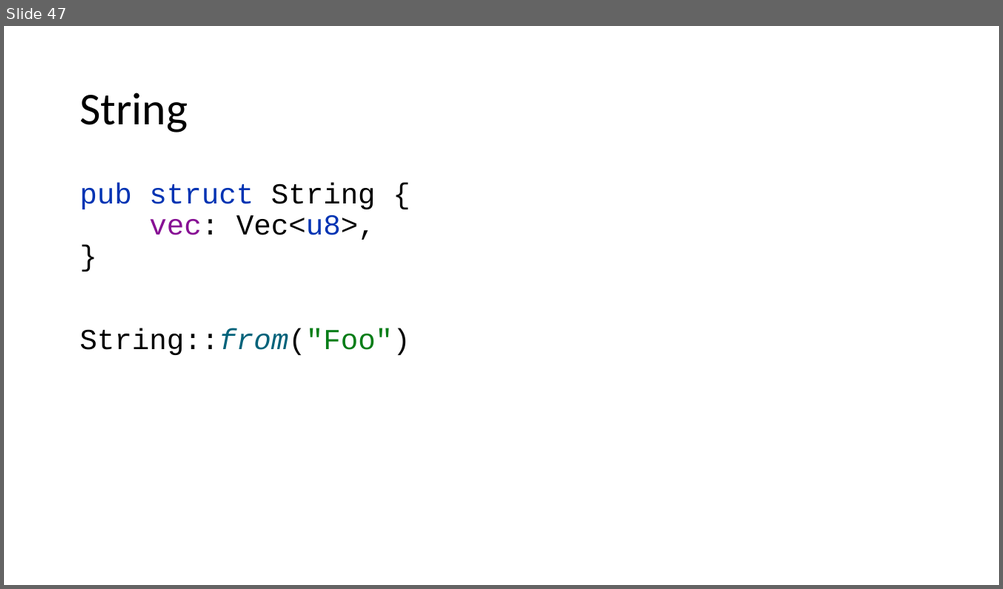
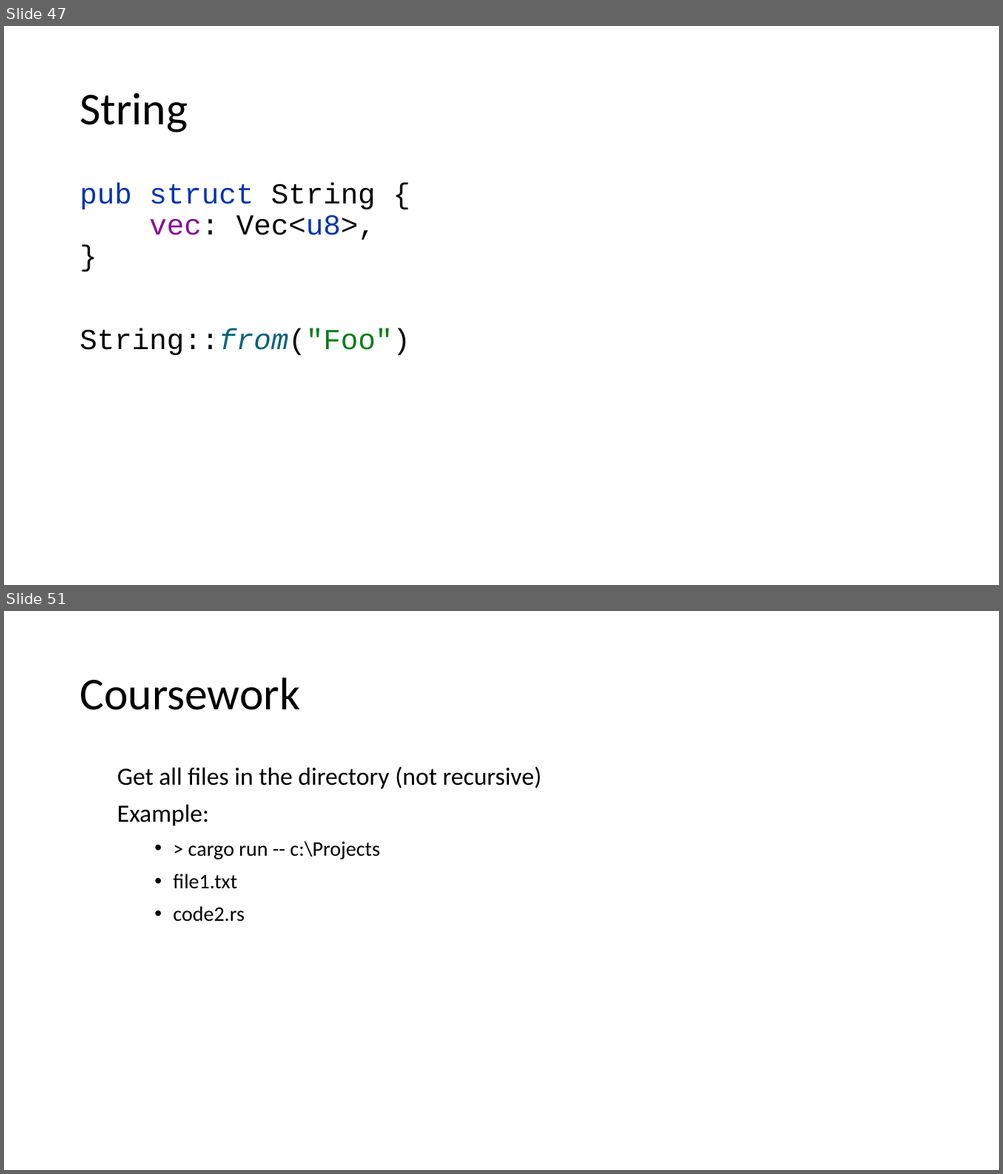
Before and after one commit to kugushev/course-rust-basics, a slide deck: pres/01-Intro.pptx. Shown one above the other, each under a label of ours: slide 47 before the commit, slides 47 and 51 after it; the slides between them are not shown. The pictures are 1003x589 and 1003x1174 pixels, drawn with LibreOffice and Linux fonts; fonts in the diff are those of the drawing. Boxes give left, top, right and bottom in pixels: in the first picture for what was removed or moved away, otherwise in the second. Text is boxed around its words. In the diff, an @@ line names an element or a change of style, - is before the commit and + after.

```diff
--- a/pres/01-Intro.pptx
+++ b/pres/01-Intro.pptx
@@ slide 51 added at (4, 611, 999, 1170), background #FFFFFF @@
@@ title added at (79, 678, 300, 710), 44 pt, text #000000 @@
+Coursework
@@ text added at (117, 766, 542, 922), 24 pt, text #000000 @@
+  Get all files in the directory (not recursive)
+  Example:
+    • > cargo run -- c:\Projects
+    • file1.txt
+    • code2.rs
```
Also in this commit, not shown: 2 slides changed, 2 other slides added, 2 other files.
